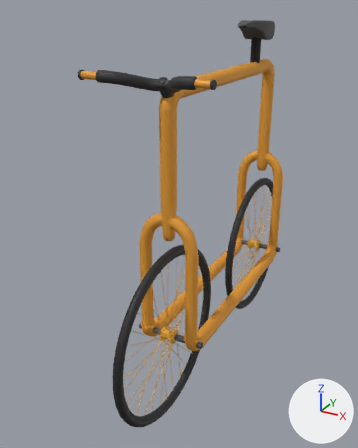
The glTF model public/models/basikal_kotak_oren.glb, before and after one commit.
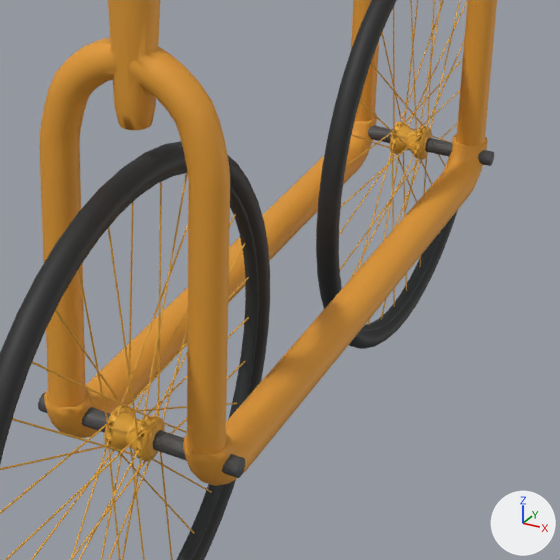
There are two pictures of each version: one whole from a camera (50 mm lens) standing at (0.591, -1.349, 1.118) and looking at (-0.104, -0.084, 0.486), one close up on the part from 36% to 84% of the width and 45% to 84% of the height. Arrows for +X, +Y and +Z are at lower right; the lights stay in place. The last two pictures show the newer version. The close-ups show mesh edges as thin lines. Where no turn or scale is listed for an object, it has been applied to the vertices.

Before the edit, the objects in view are built like this:
```python
me_mesh_0 = bpy.data.meshes.new('Mesh_0')
me_mesh_0.from_pydata(...)  # 6538 vertices, 13094 faces; spans x -0.167..0.167, y -0.599..0.599, z 0.0..1.079
me_mesh_0.materials.append(mat_material_0)
ob_basikal_kotak_oren = bpy.data.objects.new('basikal_kotak_oren', me_mesh_0)
ob_basikal_kotak_oren.location = (0.0, 0.0, 0.0)
```
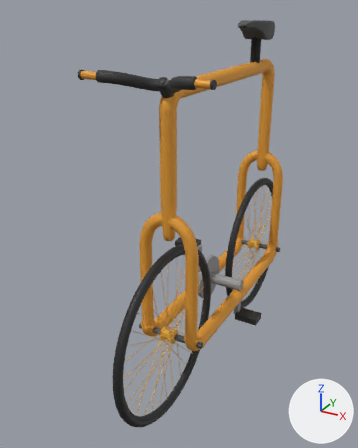
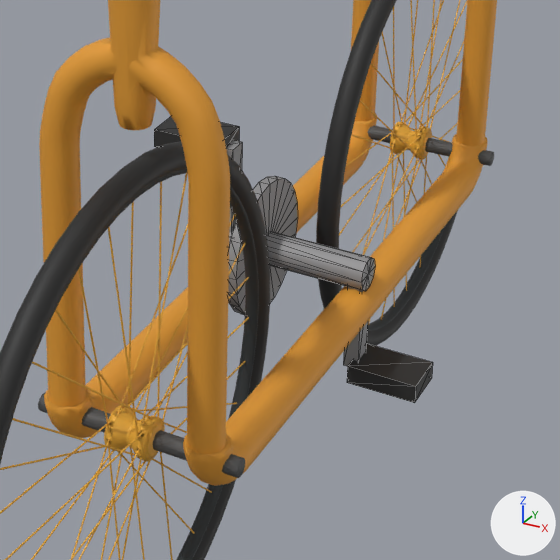
Boxes [x1, y1, x2, y2] around the edits, measured in the close-ups (560 x 560 px):
'basikal_kotak_oren_crank', added
    after: [154, 117, 433, 403]

What changed in the scene script:
```text
Add me_mesh_1:
    me_mesh_1.from_pydata(...)  # 104 vertices, 184 faces; spans x -0.152..0.152, y -0.075..0.075, z 0.15..0.39
    me_mesh_1.materials.append(mat_material_0)
Add ob_basikal_kotak_oren_crank:
    ob_basikal_kotak_oren_crank = bpy.data.objects.new('basikal_kotak_oren_crank', me_mesh_1)
    ob_basikal_kotak_oren_crank.location = (0.0, 0.0, 0.0)
```
